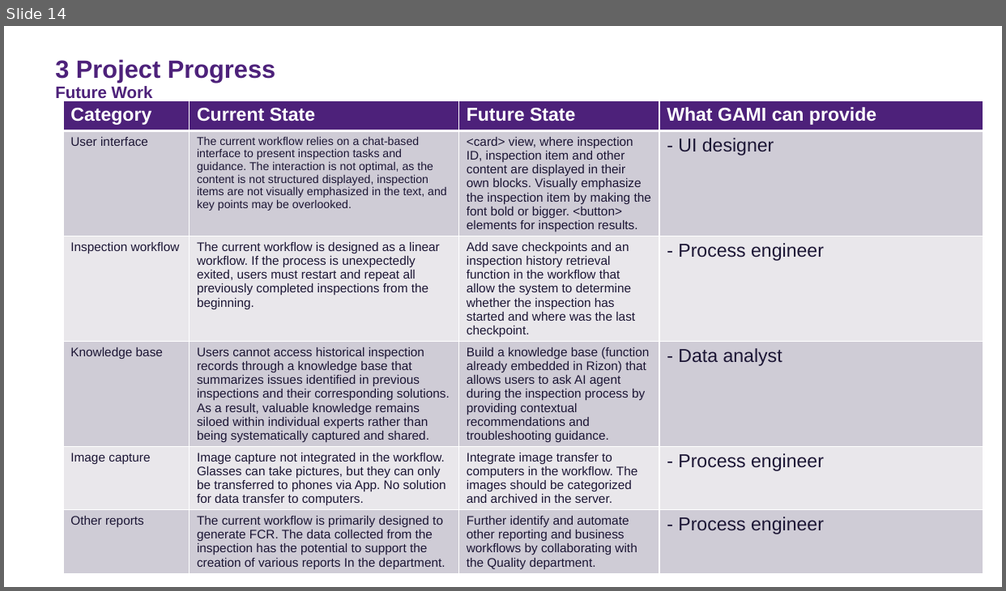
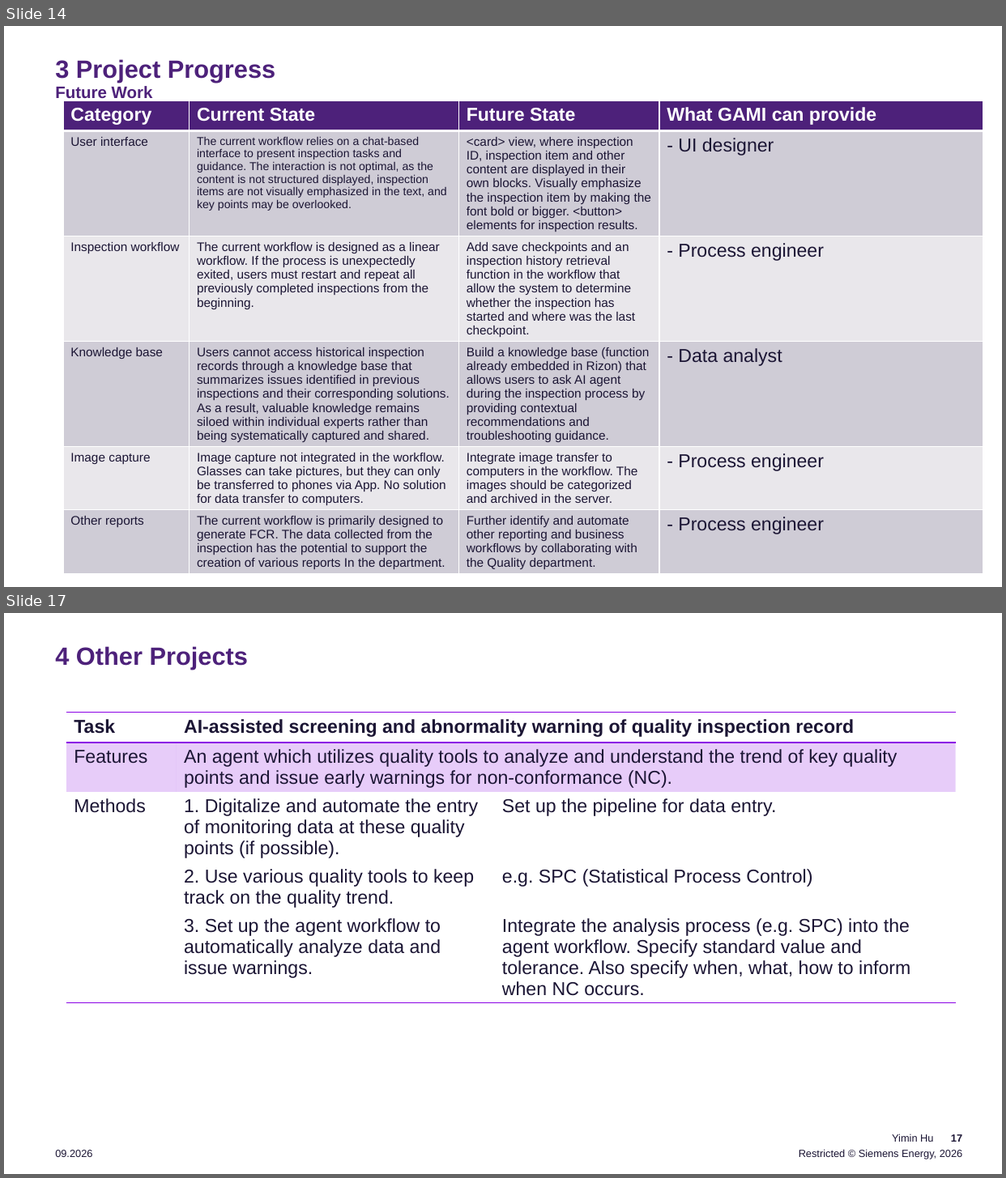
Before and after one commit to YiminHu26/fcr_ai_glasses, a slide deck: resources/presentation/AI Driven Quality Control.pptx. Shown one above the other, each under a label of ours: slide 14 before the commit, slides 14 and 17 after it; the slides between them are not shown. The pictures are 1006x591 and 1006x1178 pixels, drawn with LibreOffice and Linux fonts; fonts in the diff are those of the drawing. Boxes give left, top, right and bottom in pixels: in the first picture for what was removed or moved away, otherwise in the second. Text is boxed around its words. In the diff, an @@ line names an element or a change of style, - is before the commit and + after.

Commit message:
Updated slides with other projects chapter

```diff
--- a/resources/presentation/AI Driven Quality Control.pptx
+++ b/resources/presentation/AI Driven Quality Control.pptx
@@ slide 17 added at (4,613,1002,1174), background #FFFFFF @@
@@ title added at (55,646,248,670), 24 pt, text #4D217A, bold @@
+4 Other Projects
@@ table added at (66,713,956,1020), 5 rows, 3 columns @@
+Task | AI-assisted screening and abnormality warning of quality inspection record | 
+Features | An agent which utilizes quality tools to analyze and understand the trend of key quality points and issue early warnings for non-conformance (NC). | 
+Methods | 1. Digitalize and automate the entry of monitoring data at these quality points (if possible). | Set up the pipeline for data entry.
+ | 2. Use various quality tools to keep track on the quality trend. | e.g. SPC (Statistical Process Control)
+ | 3. Set up the agent workflow to automatically analyze data and issue warnings. | Integrate the analysis process (e.g. SPC) into the agent workflow. Specify standard value and tolerance. Also specify when, what, how to inform when NC occurs.
@@ text added at (892,1134,933,1142), 10 pt, text #1B1534 @@
+Yimin Hu
@@ page number added at (951,1135,962,1142), 10 pt, text #1B1534, bold @@
+17
@@ text added at (55,1150,92,1157), 10 pt, text #1B1534 @@
+09.2026
@@ text added at (799,1149,963,1160), 10 pt, text #1B1534 @@
+Restricted © Siemens Energy, 2026
```
Also in this commit, not shown: 3 slides changed, 5 other slides added, 4 slides removed, 2 other files.
